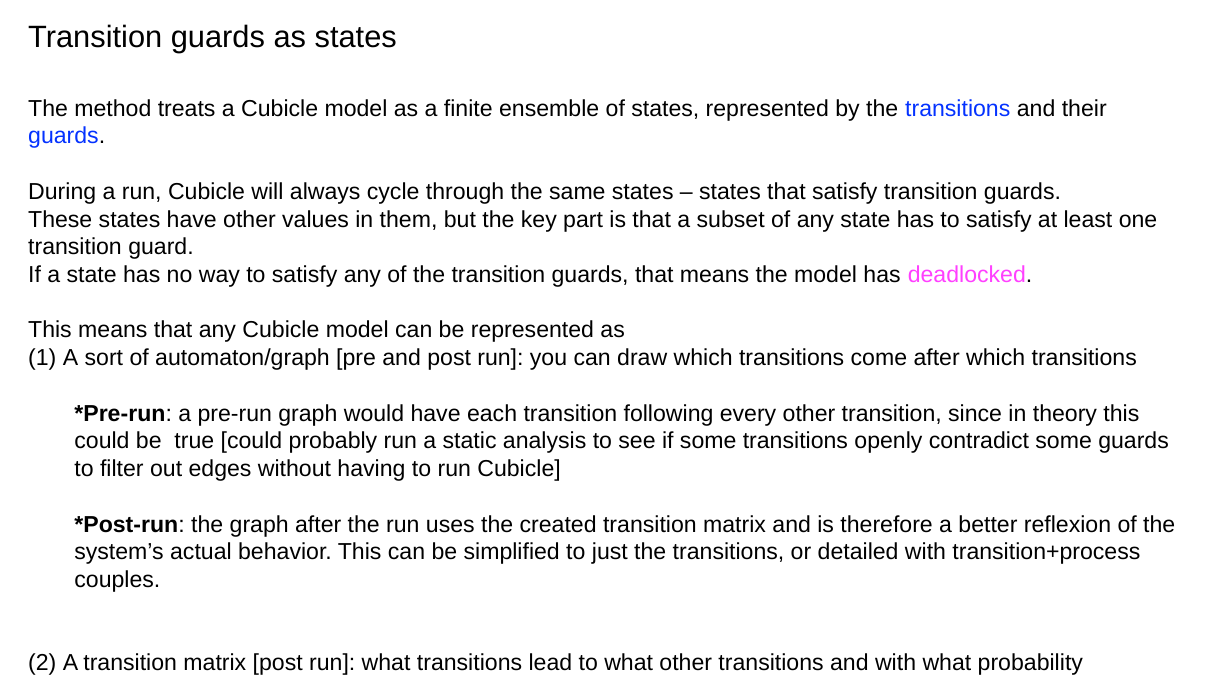
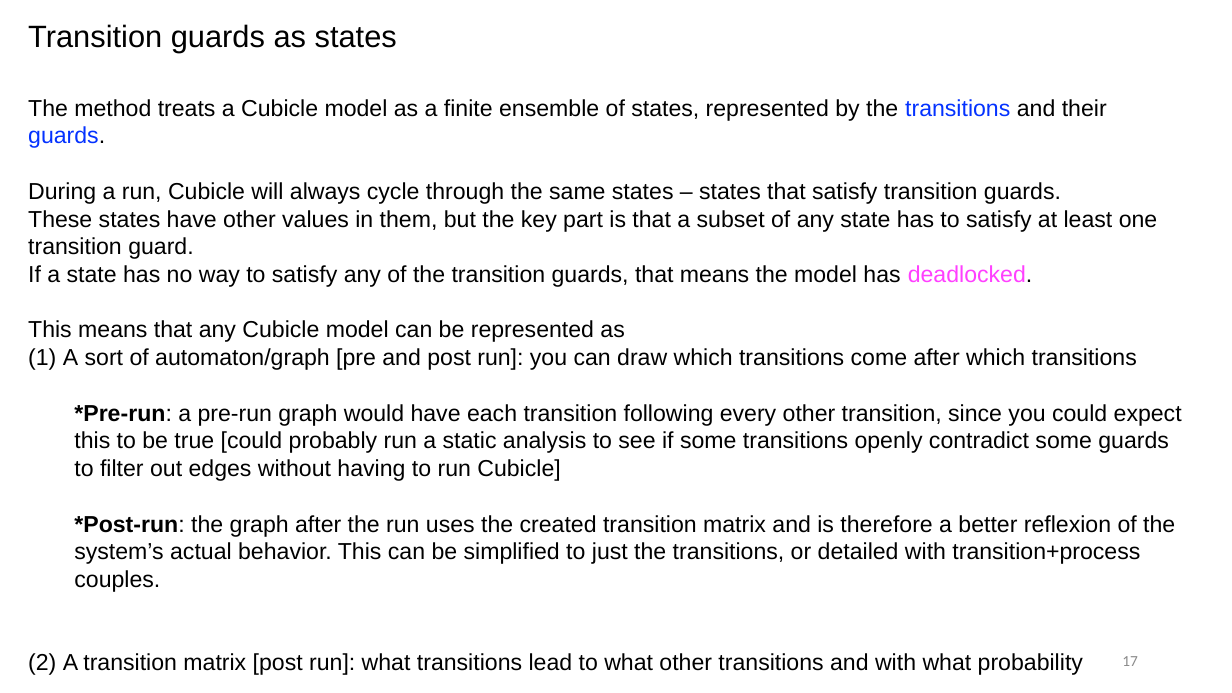
Before and after one commit to cubicle-model-checker/cubicle, a slide deck: slide 17 of mcmc_method.pptx. Drawn at 1232x693 pixels with LibreOffice and Linux fonts; fonts in the diff are those of the drawing. Boxes give left, top, right and bottom in pixels: in the first picture for what was removed or moved away, otherwise in the second. Text is boxed around its words. In the diff, an @@ line names an element or a change of style, - is before the commit and + after.

```diff
--- a/mcmc_method.pptx
+++ b/mcmc_method.pptx
@@ text at (x1=74, y1=404, x2=1182, y2=481): text changed @@
-  *Pre-run: a pre-run graph would have each transition following every other transition, since in theory this could be true [could probably run a static analysis to see if some transitions openly contradict some guards to filter out edges without having to run Cubicle]
+  *Pre-run: a pre-run graph would have each transition following every other transition, since you could expect this to be true [could probably run a static analysis to see if some transitions openly contradict some guards to filter out edges without having to run Cubicle]
@@ page number added at (x1=1122, y1=656, x2=1138, y2=666), 12 pt, text #8C8C8C @@
+17
```
Also in this commit, not shown: 23 other slides changed, 6 slides added.
